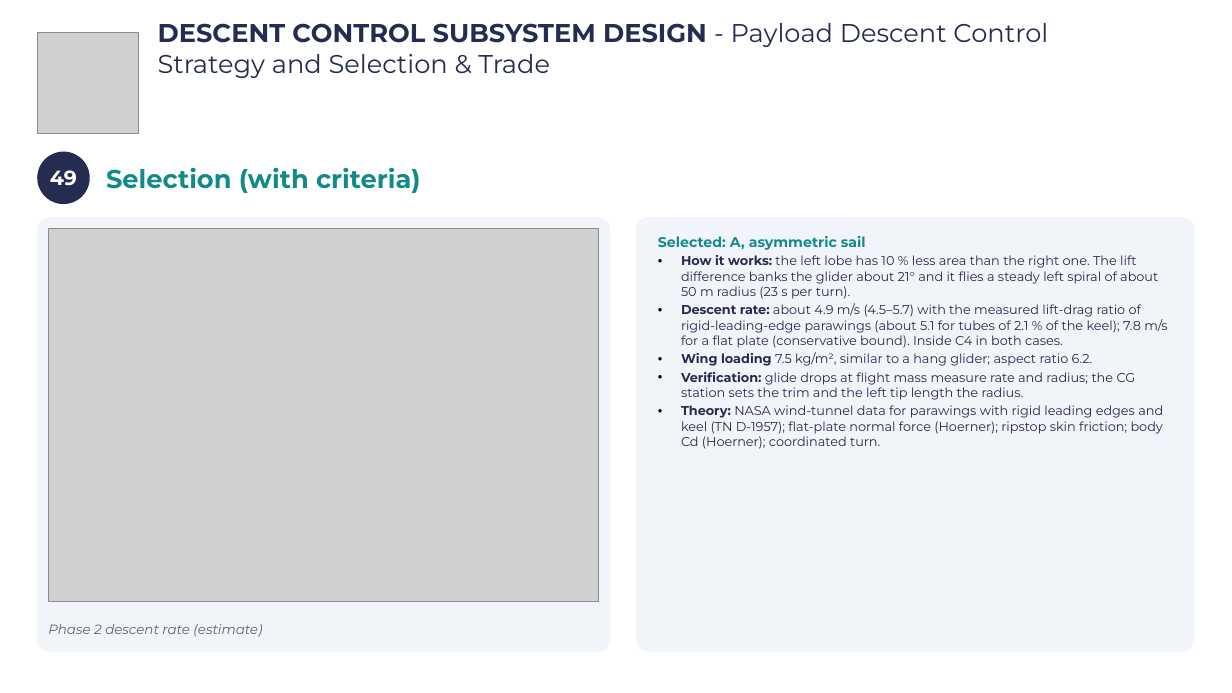
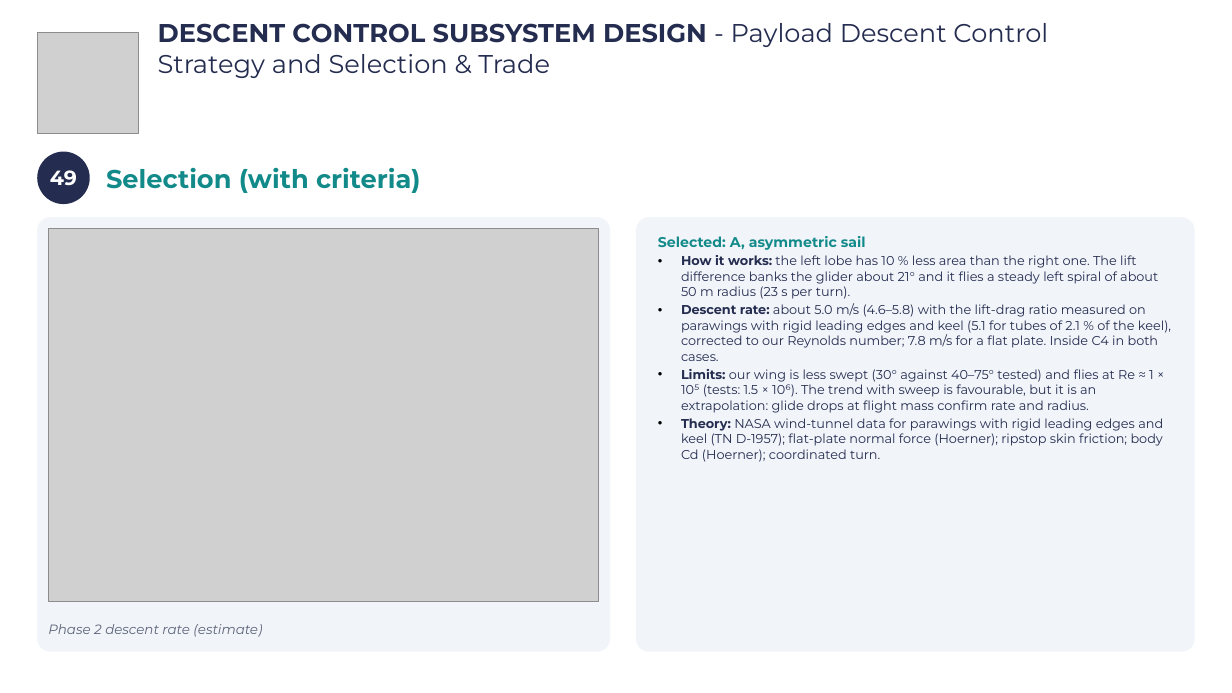
Before and after one commit to Caetano18/proyecto, a slide deck: slide 52 of cansat_pdr/laminas_plantilla/CanSat_PDR_Hermes_V2.pptx. Drawn at 1232x693 pixels with LibreOffice and Linux fonts; fonts in the diff are those of the drawing; grey boxes stand for pictures; background and template pictures are left out. Boxes give left, top, right and bottom in pixels: in the first picture for what was removed or moved away, otherwise in the second. Text is boxed around its words. In the diff, an @@ line names an element or a change of style, - is before the commit and + after.

```diff
--- a/cansat_pdr/laminas_plantilla/CanSat_PDR_Hermes_V2.pptx
+++ b/cansat_pdr/laminas_plantilla/CanSat_PDR_Hermes_V2.pptx
@@ text in rounded rectangle at <box>681,303,1171,413</box>: text changed @@
-• Descent rate: about 4.9 m/s (4.5–5.7) with the measured lift-drag ratio of rigid-leading-edge parawings (about 5.1 for tubes of 2.1 % of the keel); 7.8 m/s for a flat plate (conservative bound). Inside C4 in both cases.
-• Wing loading 7.5 kg/m², similar to a hang glider; aspect ratio 6.2.
-• Verification: glide drops at flight mass measure rate and radius; the CG station sets the trim and the left tip length the radius.
+• Descent rate: about 5.0 m/s (4.6–5.8) with the lift-drag ratio measured on parawings with rigid leading edges and keel (5.1 for tubes of 2.1 % of the keel), corrected to our Reynolds number; 7.8 m/s for a flat plate. Inside C4 in both cases.
+• Limits: our wing is less swept (30° against 40–75° tested) and flies at Re ≈ 1 × 10⁵ (tests: 1.5 × 10⁶). The trend with sweep is favourable, but it is an extrapolation: glide drops at flight mass confirm rate and radius.
```
Also in this commit, not shown: 2 other slides changed, 5 other files.
